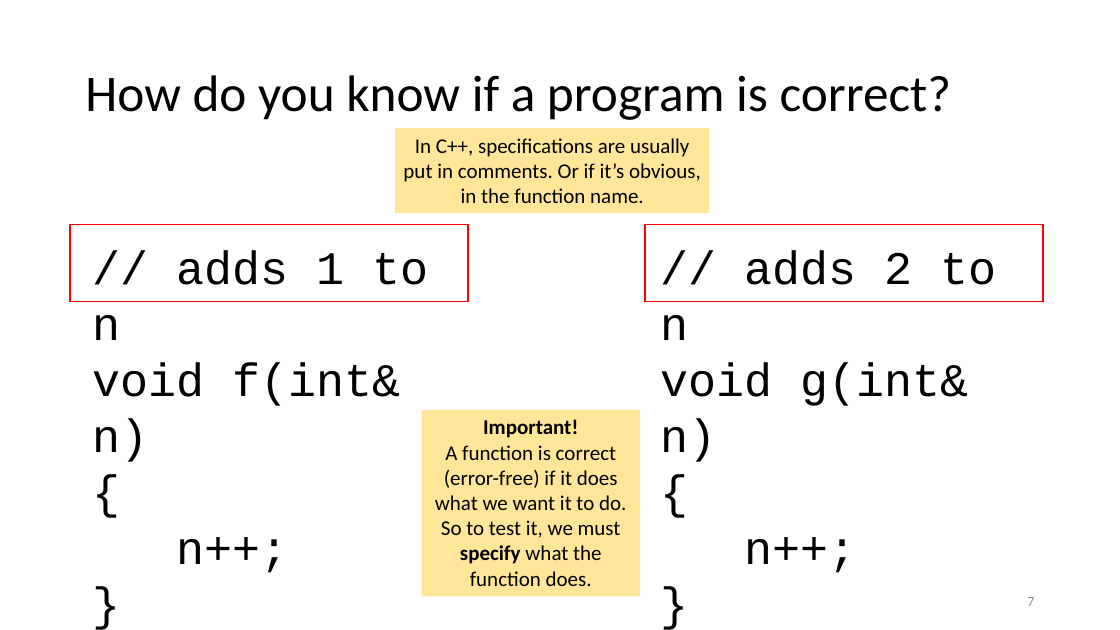
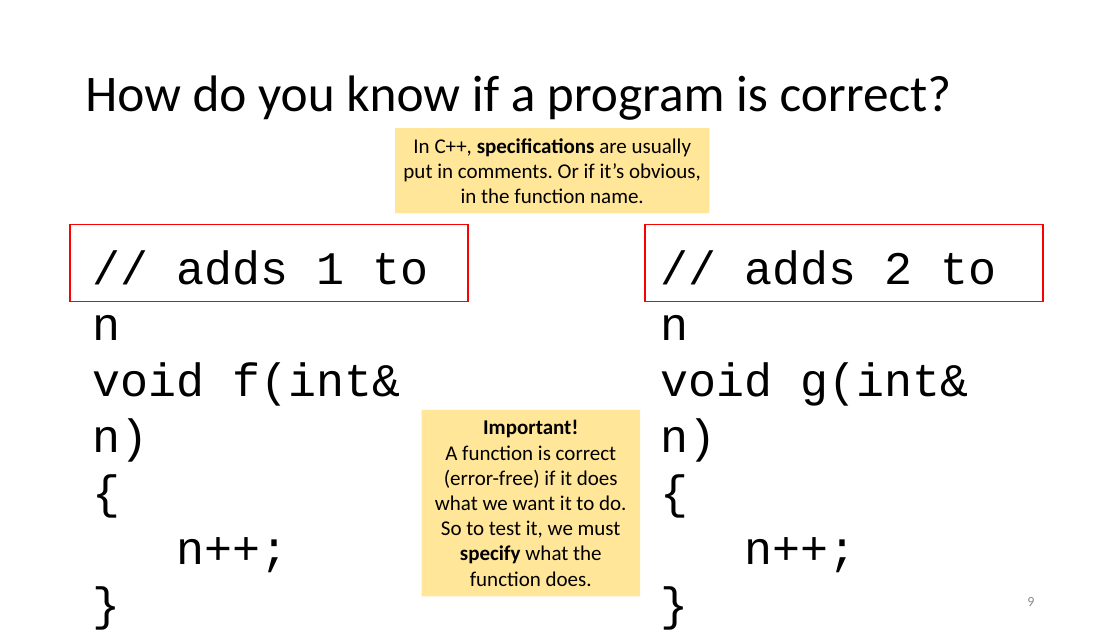
Before and after one commit to tjd1234/cmpt135spring2024, a slide deck: slide 9 of sample_code/week2/week2_cmpt135.pptx (slide 7 before the commit). Drawn at 1120x630 pixels with LibreOffice and Linux fonts; fonts in the diff are those of the drawing. Boxes give left, top, right and bottom in pixels: in the first picture for what was removed or moved away, otherwise in the second. Text is boxed around its words. In the diff, an @@ line names an element or a change of style, - is before the commit and + after.

```diff
--- a/sample_code/week2/week2_cmpt135.pptx
+++ b/sample_code/week2/week2_cmpt135.pptx
@@ rectangle "In C++, specifications are usually ..." at (395, 129, 709, 213): bold on in "specifications" @@
@@ page number at (1027, 597, 1034, 606): text changed @@
-7
+9
```
Also in this commit, not shown: 3 other slides changed, 13 slides added, 2 other files.
